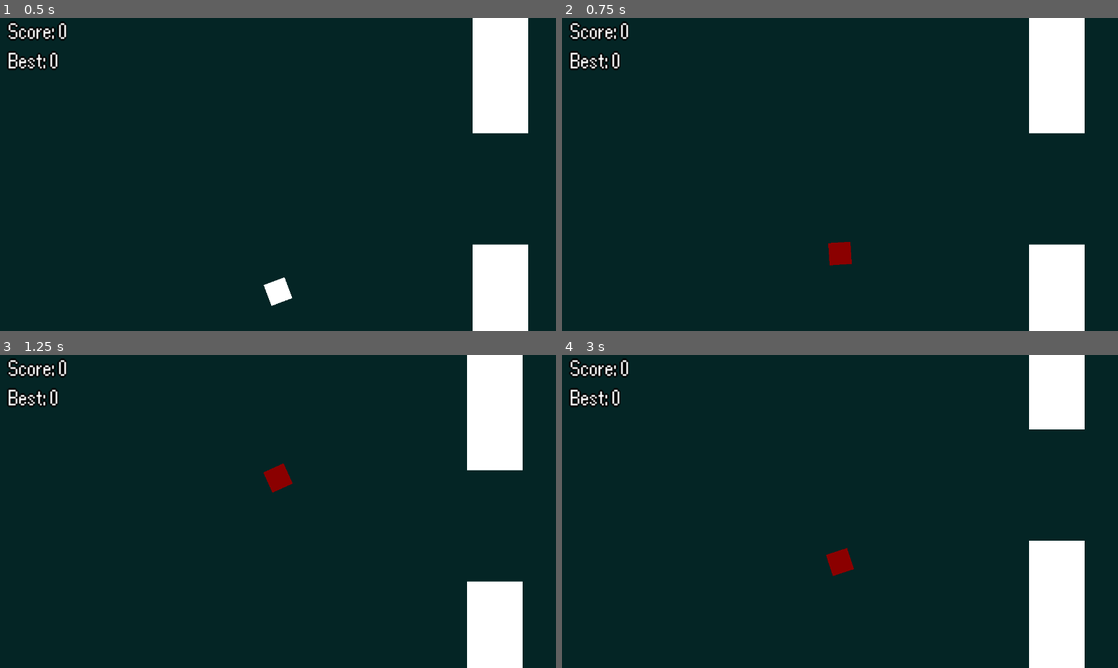
Above: before the commit, frames 1-4 (two rows, left to right).
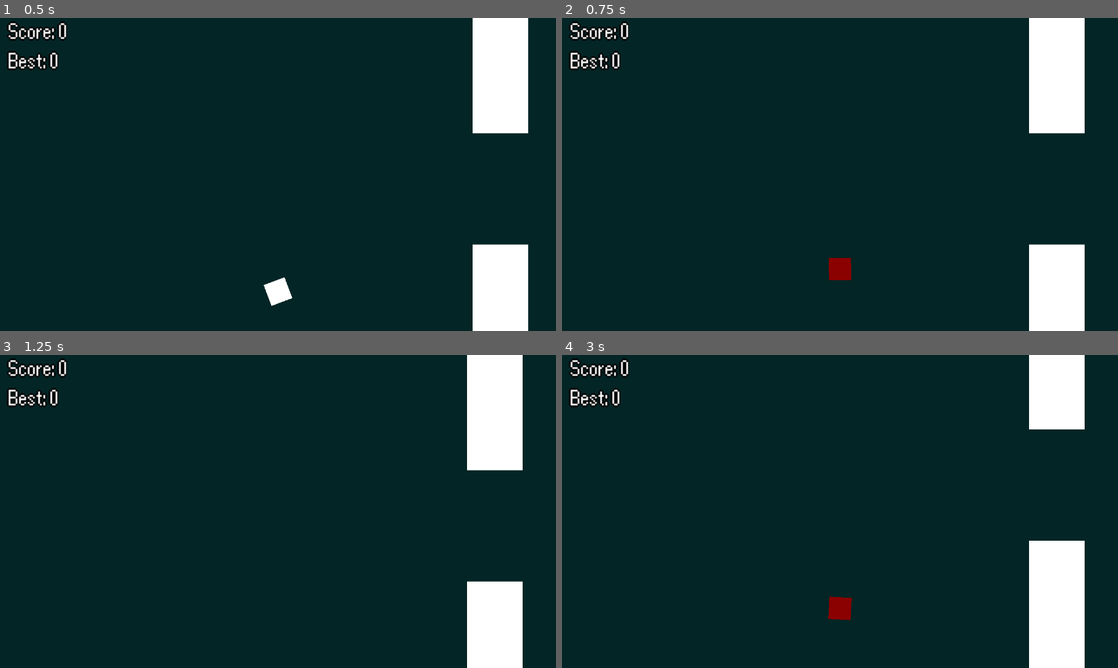
Above: after the commit, the same moments.

Repository: Nabil080/flappy-square
Game: Godot game, scene res://core/game.tscn
Same seed, same stepped clock (60 frames per second), same inputs: the game is played once before the commit and once after it.
Inputs:
- Up to frame 1 (0.5 s): no input
- Up to frame 2 (0.75 s): tap Space (flap) at 0.6 s
- Up to frame 3 (1.25 s): tap Space (flap) at 0.77, 1.07 s
- Up to frame 4 (3 s): tap Space (flap) at 1.35, 1.52, 1.82, 2.85 s; click "Restart" at 2 s

Frame 1 is identical in both runs. In frame 2, 0.4% of the frame differs, in the area x 47-53%, y 71-84%; in frame 3, 0.3%; in frame 4, 0.6%, in the area x 47-53%, y 61-85%.

Commit message:
can't jump while dead

Diff:
--- a/entities/player.gd
+++ b/entities/player.gd
@@ -8,12 +8,14 @@
 @export var GRAVITY := 800.0
 @export var FLAP_STRENGTH := 225.0
 
+var can_jump := true
+
 func _physics_process(delta):
 	# Apply GRAVITY
 	velocity.y += GRAVITY * delta
 
 	# Flap
-	if Input.is_action_just_pressed("flap"):
+	if Input.is_action_just_pressed("flap") and can_jump:
 		velocity.y = -FLAP_STRENGTH
 		audio_stream_player.pitch_scale = randf_range(0.8, 1.2)
 		audio_stream_player.play()
@@ -35,4 +37,5 @@
 		$MeshInstance2D.modulate = Color.DARK_RED
 		$CollisionShape2D.disabled = true
 		velocity.y = -FLAP_STRENGTH
+		can_jump = false
 		is_dead.emit()
